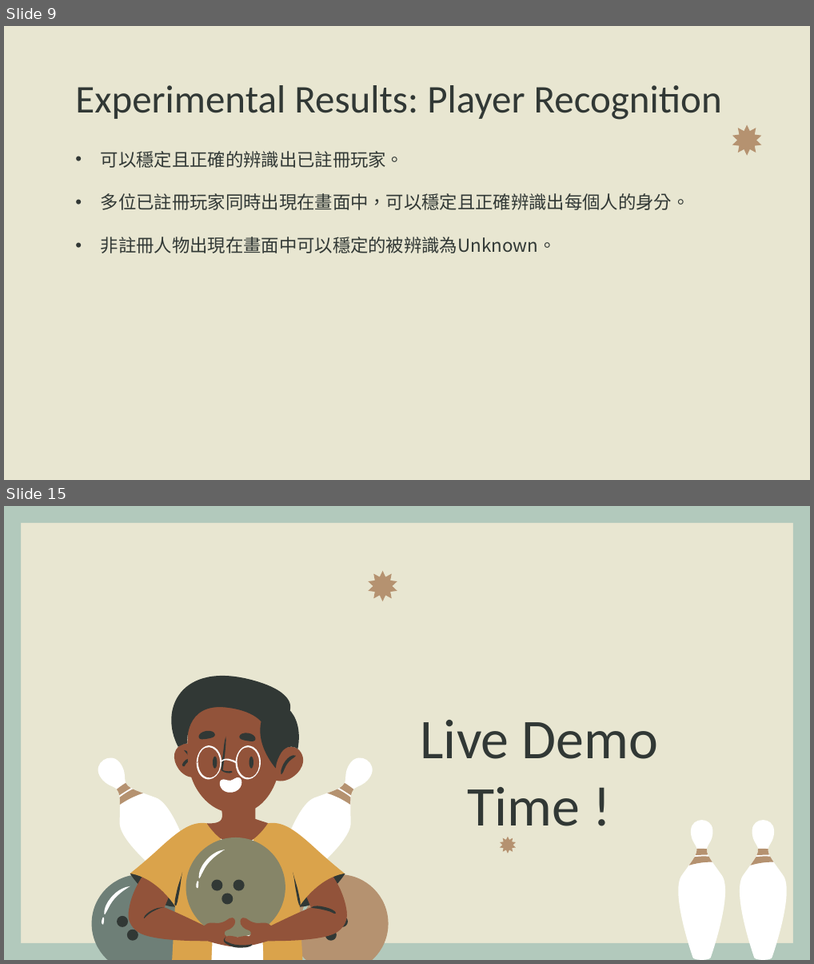
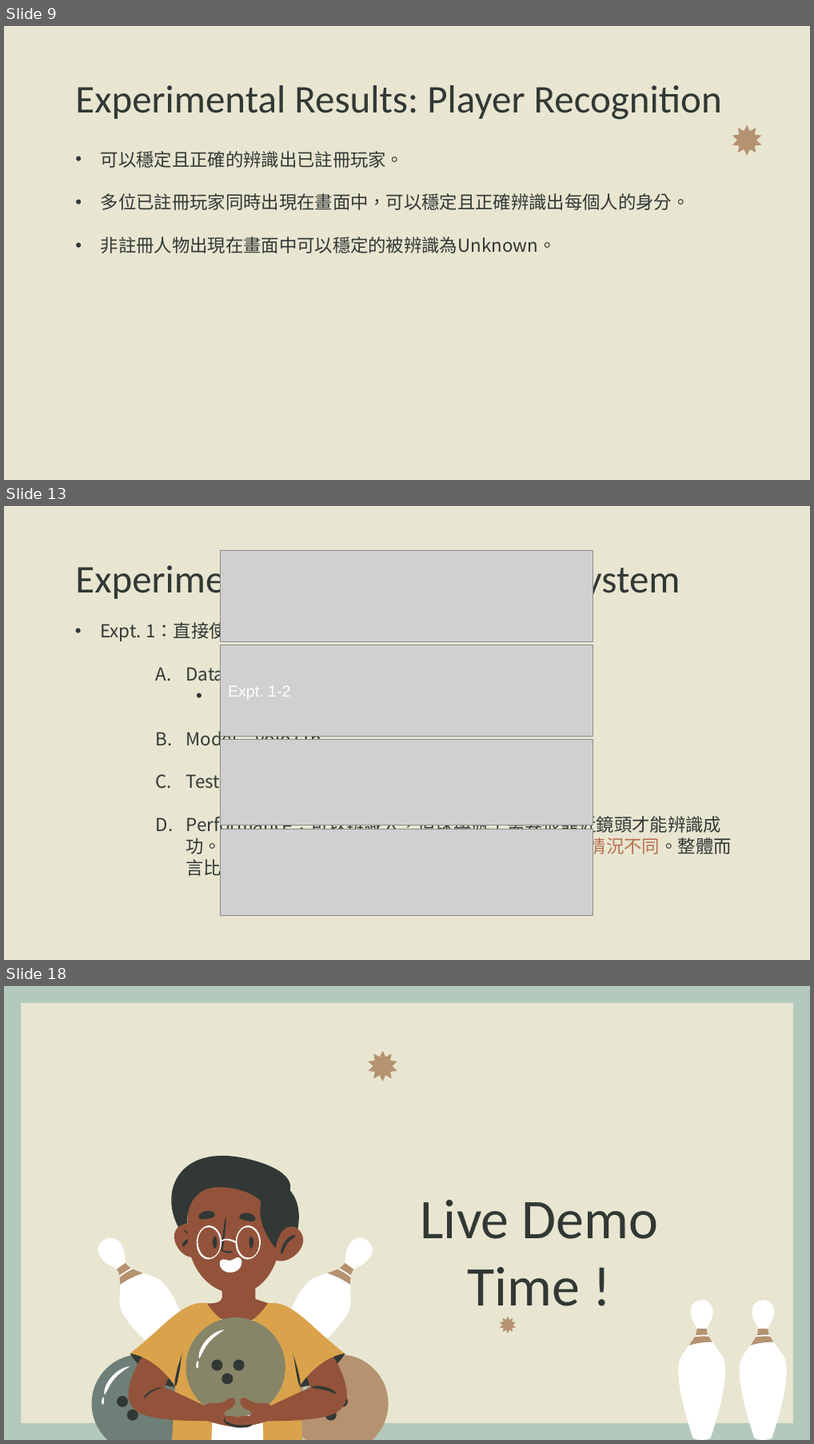
Before and after one commit to Ken0221/final_project_intro_to_ai, a slide deck: AI-final-presentation.pptx. Shown one above the other, each under a label of ours: slides 9 and 15 before the commit, slides 9, 13 and 18 after it; the slides between them are not shown. The pictures are 814x964 and 814x1444 pixels, drawn with LibreOffice and Linux fonts; fonts in the diff are those of the drawing; grey boxes stand for pictures; background and template pictures are left out. Boxes give left, top, right and bottom in pixels: in the first picture for what was removed or moved away, otherwise in the second. Text is boxed around its words. In the diff, an @@ line names an element or a change of style, - is before the commit and + after.

```diff
--- a/AI-final-presentation.pptx
+++ b/AI-final-presentation.pptx
@@ slide 13 added at (4,506,810,960), background picture (left out) @@
@@ title added at (75,560,681,601), 35 pt, text #313835 @@
+Experimental Results: Tracking System
@@ text added at (100,620,732,878), 16 pt, text #313835 @@
+• Expt. 1：直接使用線上公開dataset。
+    A. Dataset
+      • Roboflow Public Datasets
+    B. Model：yolo11n
+    C. Testing Result：[Testing正確率]
+    D. Performance：可以辨識人，但球與瓶子需要很靠近鏡頭才能辨識成功。發現現成Dataset中的球與瓶子大小與實際遊玩情況不同。整體而言比Pretrain效果差。
@@ group added at (220,550,594,916): 4 pictures, 1 text @@
+Expt. 1-2
@@ what was slide 15 is now slide 18 @@
```
Also in this commit, not shown: 5 slides changed, 2 other slides added.
